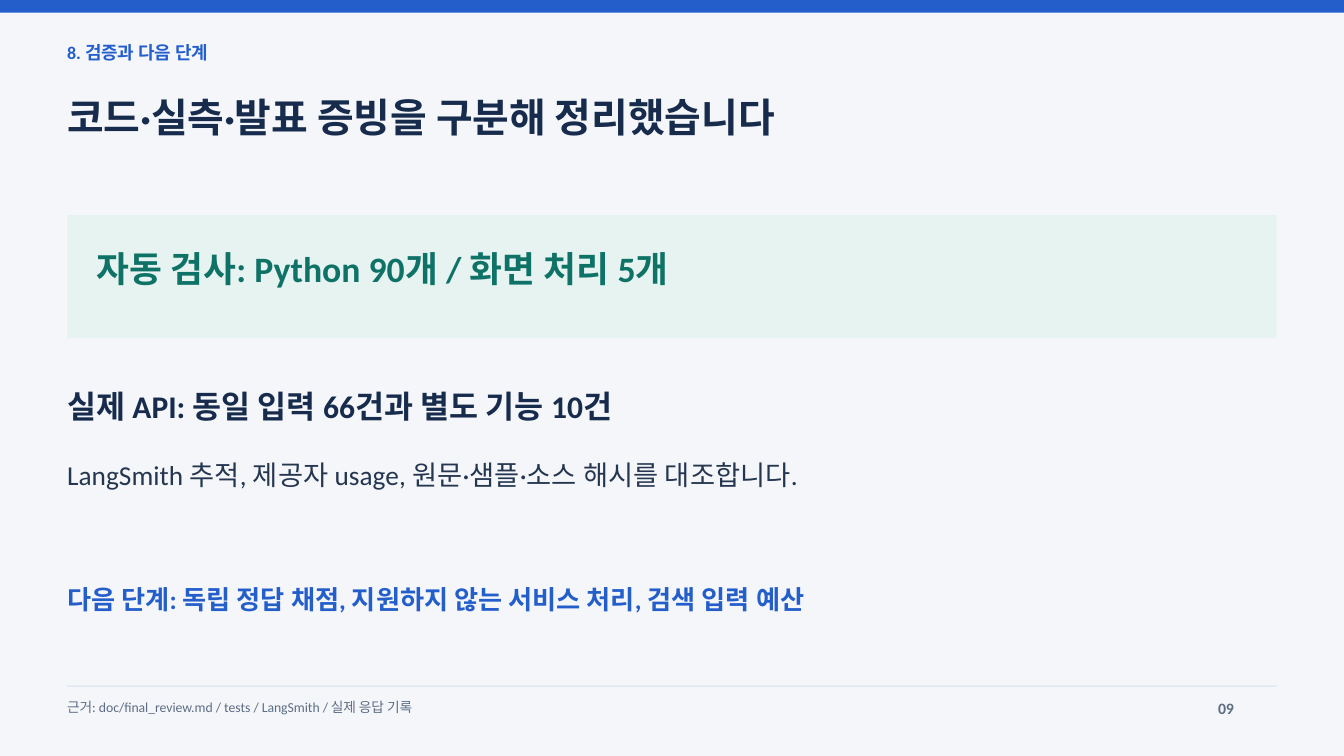
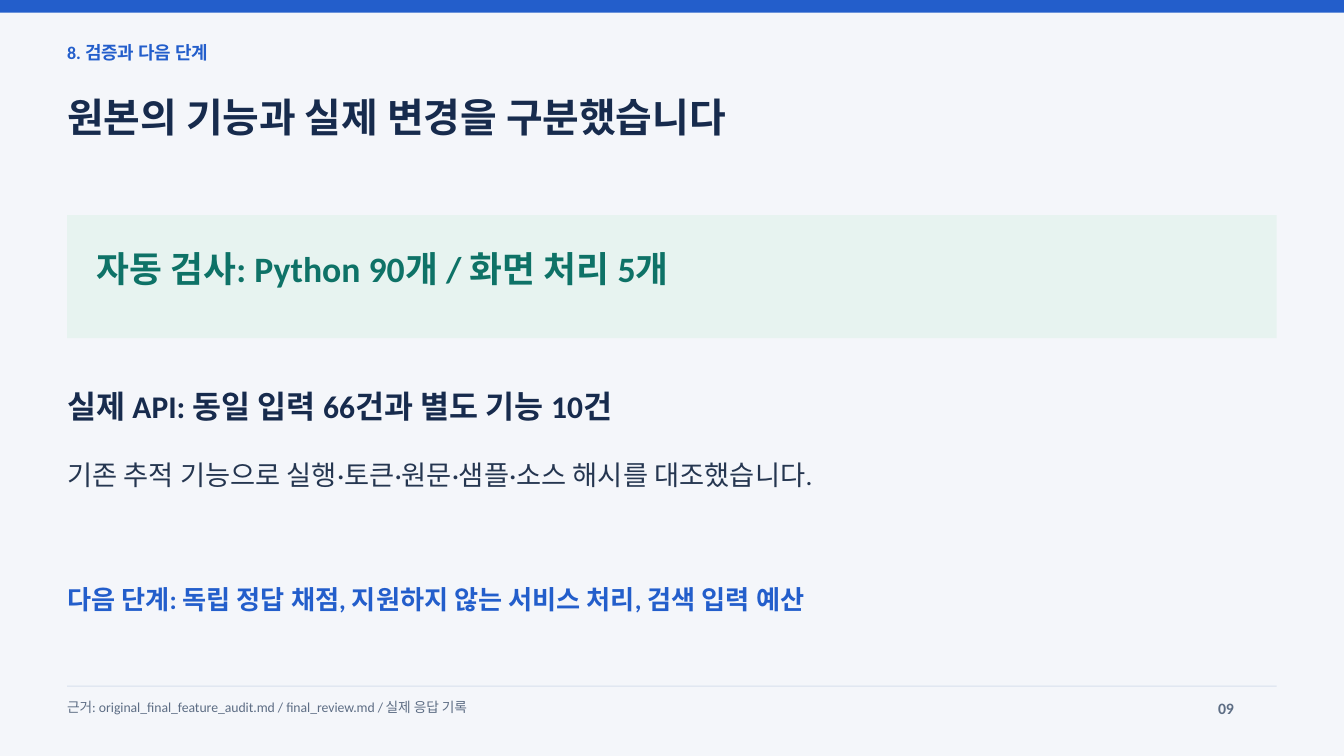
Before and after one commit to jeonginlee09-cpu/skala-ai-mini_project, a slide deck: slide 9 of output/AI_Agent_개선_최종발표.pptx. Drawn at 1344x756 pixels with LibreOffice and Linux fonts; fonts in the diff are those of the drawing. Boxes give left, top, right and bottom in pixels: in the first picture for what was removed or moved away, otherwise in the second. Text is boxed around its words. In the diff, an @@ line names an element or a change of style, - is before the commit and + after.

Commit message:
docs: compare only original assignment and final agent with source-audited claims

```diff
--- a/output/AI_Agent_개선_최종발표.pptx
+++ b/output/AI_Agent_개선_최종발표.pptx
@@ text at box(67, 98, 726, 136): text changed @@
-코드·실측·발표 증빙을 구분해 정리했습니다
+원본의 기능과 실제 변경을 구분했습니다
@@ text at box(67, 462, 812, 487): text changed @@
-LangSmith 추적, 제공자 usage, 원문·샘플·소스 해시를 대조합니다.
+기존 추적 기능으로 실행·토큰·원문·샘플·소스 해시를 대조했습니다.
@@ text at box(67, 700, 467, 715): text changed @@
-근거: doc/final_review.md / tests / LangSmith / 실제 응답 기록
+근거: original_final_feature_audit.md / final_review.md / 실제 응답 기록
```
Also in this commit, not shown: 8 other slides changed, 12 other files.
